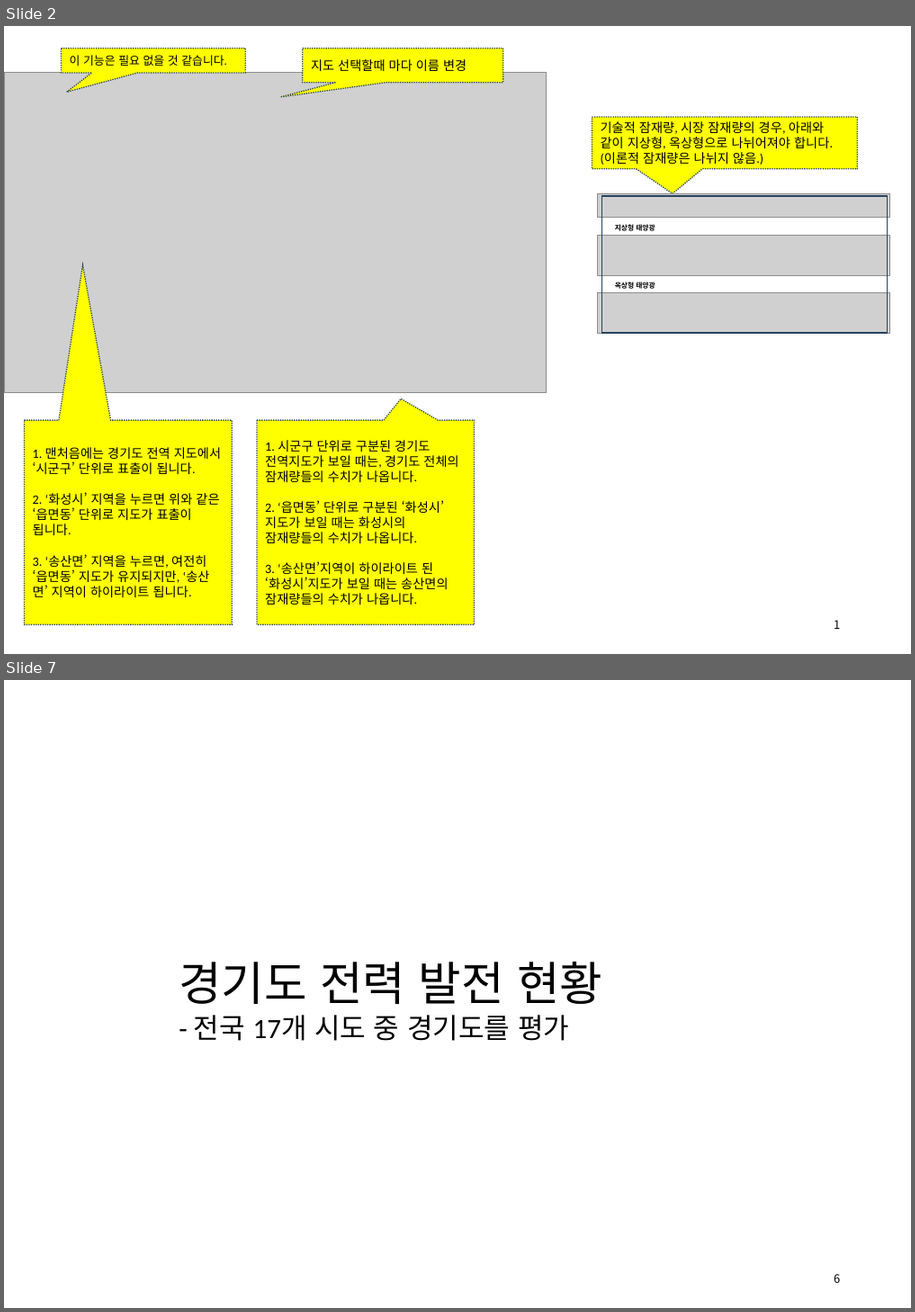
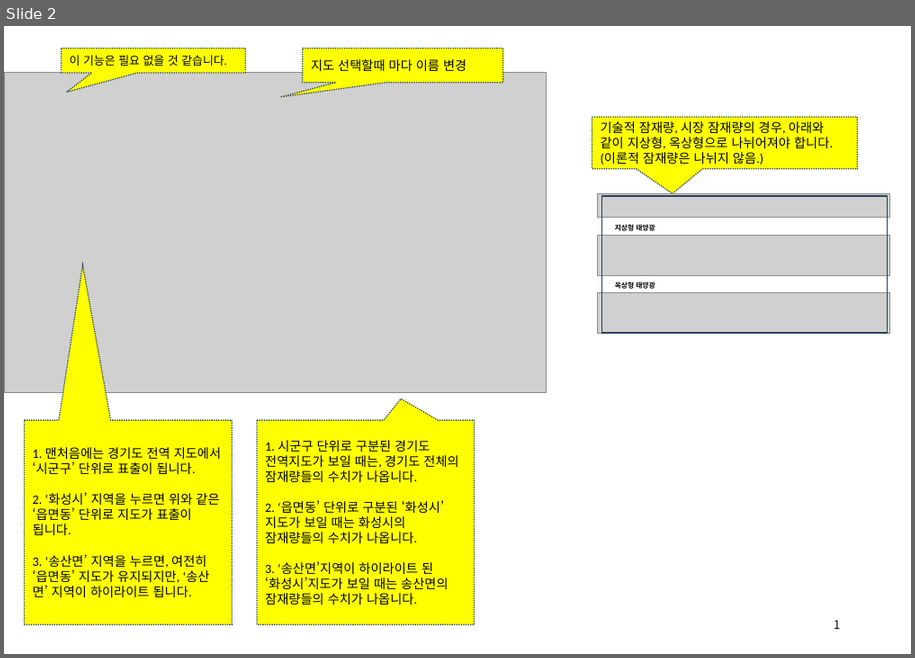
Before and after one commit to meandthey/platForm, a slide deck: 화면구성/to최원석부장님/10. 태양광 잠재량/태양광 잠재량_화면구성.pptx. Shown one above the other, each under a label of ours: slides 2 and 7 before the commit, slide 2 after it; the slides between them are not shown. The pictures are 915x1312 and 915x658 pixels, drawn with LibreOffice and Linux fonts; fonts in the diff are those of the drawing; grey boxes stand for pictures. Boxes give left, top, right and bottom in pixels: in the first picture for what was removed or moved away, otherwise in the second. Text is boxed around its words. In the diff, an @@ line names an element or a change of style, - is before the commit and + after.

```diff
--- a/화면구성/to최원석부장님/10. 태양광 잠재량/태양광 잠재량_화면구성.pptx
+++ b/화면구성/to최원석부장님/10. 태양광 잠재량/태양광 잠재량_화면구성.pptx
@@ slide 7 removed at box(4, 680, 911, 1308), background #FFFFFF @@
@@ text removed at box(179, 962, 602, 1041) @@
-경기도 전력 발전 현황
-- 전국 17개 시도 중 경기도를 평가
@@ page number removed at box(834, 1274, 840, 1283) @@
-6
```
Also in this commit, not shown: 1 slide changed, 9 other slides removed, 4 other files.
